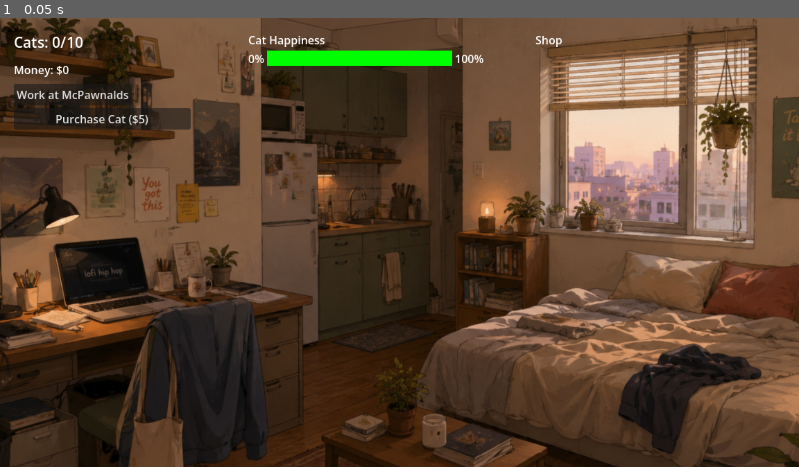
Above: before the commit, frame 1.
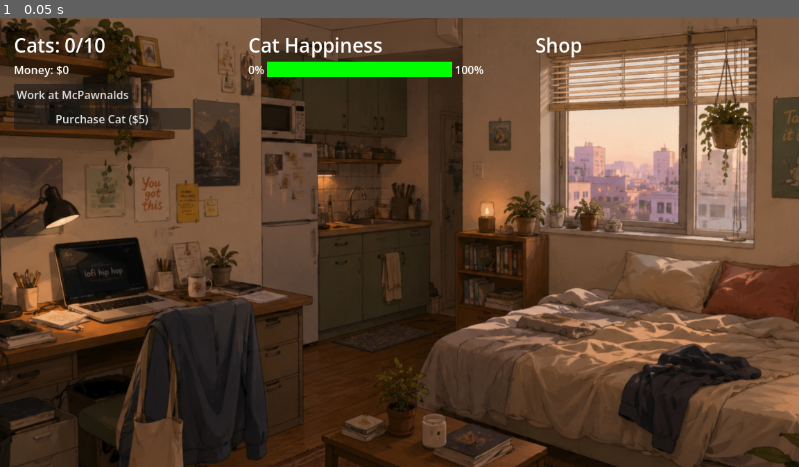
Above: after the commit, the same moment.

Repository: jaggasaurus-rex/cat-idler
Game: Godot game, scene res://scenes/Main.tscn
The game is run twice, just before and just after one commit, with the same random seed, the same clock (stepped at 60 frames per second) and the same inputs.
Inputs:
- Up to frame 1 (0.05 s): no input

The runs differ from the first frame. In frame 1, 1.9% of the frame differs, in the area x 1-73%, y 4-14%.

Commit message:
Scale UI fonts for 1080p and bold the three section headers
Set ThemeDB.fallback_font_size to a new Config.UI_BASE_FONT_SIZE (22) at the
top of _ready() so all labels/buttons inherit the larger base, and scale the
bubble glyph size off it. Add _style_as_header() (UI_HEADER_FONT_SIZE 28 +
bold) and apply it to CatsLabel, the happiness bar title, and the Shop label,
replacing the old inline hero-stat styling on CatsLabel.

Co-Authored-By: Claude Opus 4.8 <noreply@anthropic.com>

Diff:
--- a/Config.gd
+++ b/Config.gd
@@ -125,3 +125,8 @@
 const CAT_MOVE_SPEED: float = 40.0     # pixels per second while walking
 const CAT_WANDER_MIN: float = 25.0     # minimum seconds between movement decisions
 const CAT_WANDER_MAX: float = 60.0     # maximum seconds between movement decisions
+
+## UI
+const UI_BASE_FONT_SIZE: int = 22
+# Section header labels — slightly larger than base, bold weight
+const UI_HEADER_FONT_SIZE: int = 28
--- a/scenes/Main.gd
+++ b/scenes/Main.gd
@@ -91,6 +91,10 @@
 
 
 func _ready() -> void:
+	# Sets the global fallback so all labels/buttons inherit UI_BASE_FONT_SIZE
+	# without per-node overrides. Individual overrides (headers, bubbles) are
+	# applied below and will take precedence.
+	ThemeDB.fallback_font_size = Config.UI_BASE_FONT_SIZE
 	GameState.cat_purchased.connect(_on_cat_purchased)
 	GameState.cat_lost.connect(_on_cat_lost)
 	GameState.research_completed.connect(_on_research_completed)
@@ -123,12 +127,6 @@
 		# Housing-gated panels start hidden until the housing tier requirement is met.
 		if int(item.get("min_housing_tier", 0)) > 0:
 			panel.visible = false
-	# Hero stat: bold + 30% larger than the base metric font size
-	var base_size: int = money_label.get_theme_font_size("font_size")
-	cats_label.add_theme_font_size_override("font_size", roundi(float(base_size) * 1.3))
-	var bold_font := SystemFont.new()
-	bold_font.font_weight = 700
-	cats_label.add_theme_font_override("font", bold_font)
 	# Dynamic fill colour for the happiness bar; updated in _process()
 	_happiness_fill_style = StyleBoxFlat.new()
 	_happiness_fill_style.bg_color = Color.GREEN
@@ -174,6 +172,18 @@
 	_set_popup_text(starvation_asshole_popup, Strings.POPUP_STARVATION_ASSHOLE)
 	_set_popup_text(game_over_popup, Strings.POPUP_GAME_OVER_1)
 	_set_popup_text(game_over_2_popup, Strings.POPUP_GAME_OVER_2)
+	# Section headers: larger + bold, applied after the fallback base is set above.
+	_style_as_header(cats_label)
+	_style_as_header($HappinessBarContainer/HappinessTitleLabel)
+	_style_as_header($ShopPanel/ShopLabel)
+
+
+# Applies the section-header style (larger size + bold) to a Label node.
+func _style_as_header(label: Label) -> void:
+	label.add_theme_font_size_override("font_size", Config.UI_HEADER_FONT_SIZE)
+	var bold_font := SystemFont.new()
+	bold_font.font_weight = 700
+	label.add_theme_font_override("font", bold_font)
 
 
 func _process(delta: float) -> void:
@@ -486,7 +496,7 @@
 
 	var button: Button = Button.new()
 	button.text = Strings.BUBBLE_VIRAL if type == "viral" else Strings.BUBBLE_INSPIRATION
-	button.add_theme_font_size_override("font_size", 48)
+	button.add_theme_font_size_override("font_size", roundi(Config.UI_BASE_FONT_SIZE * 2.2))
 	button.custom_minimum_size = Vector2(80, 80)
 	button.position = spawn_pos
 	button.z_index = 100
Not shown, changed: CONTEXT.md
